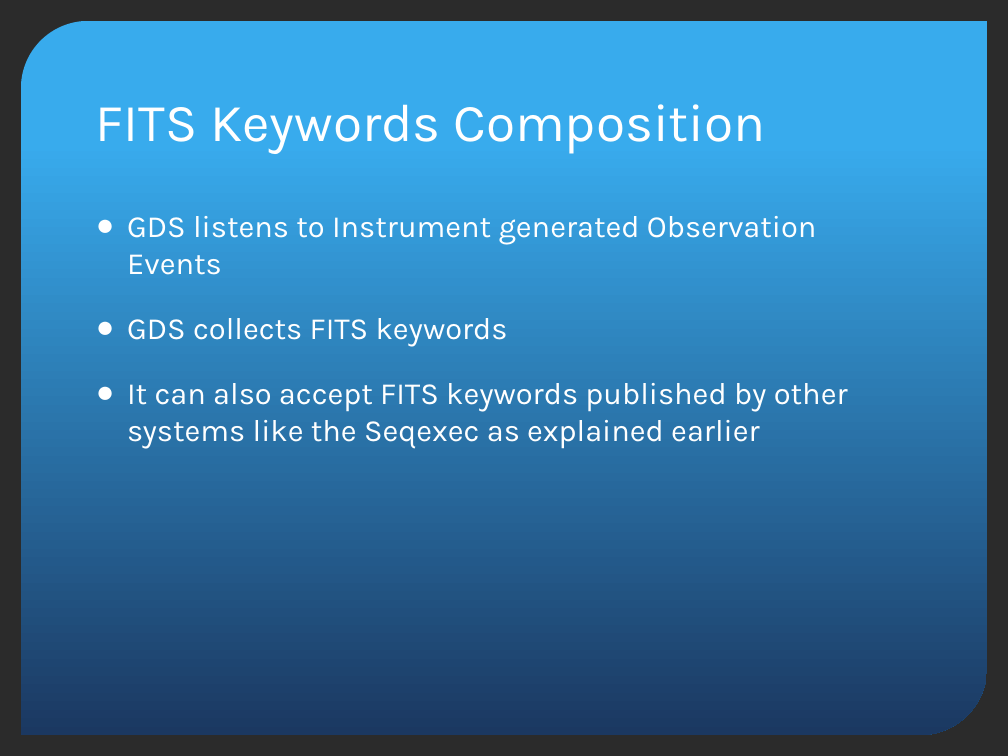
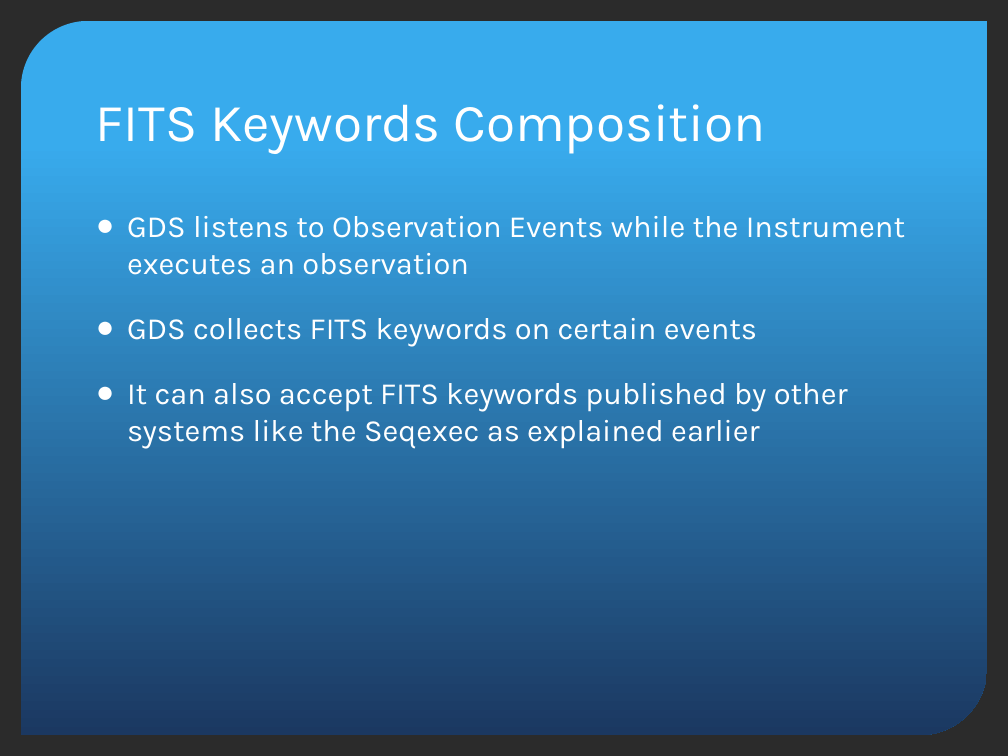
Before and after one commit to jluhrs/gmp, a slide deck: slide 11 of gds-api/src/main/doc/GDSDesignReview.pptx. Drawn at 1008x756 pixels with LibreOffice and Linux fonts; fonts in the diff are those of the drawing; background and template pictures are left out; a plain dark background stands for a picture behind light text. Boxes give left, top, right and bottom in pixels: in the first picture for what was removed or moved away, otherwise in the second. Text is boxed around its words. In the diff, an @@ line names an element or a change of style, - is before the commit and + after.

Commit message:
Fixed observation events table and general rewie

```diff
--- a/gds-api/src/main/doc/GDSDesignReview.pptx
+++ b/gds-api/src/main/doc/GDSDesignReview.pptx
@@ text at box(127, 216, 905, 347): text changed @@
-● GDS listens to Instrument generated Observation Events
-● GDS collects FITS keywords
+● GDS listens to Observation Events while the Instrument executes an observation
+● GDS collects FITS keywords on certain events
```
Also in this commit, not shown: 6 other slides changed, 4 slides added, 3 slides removed.
